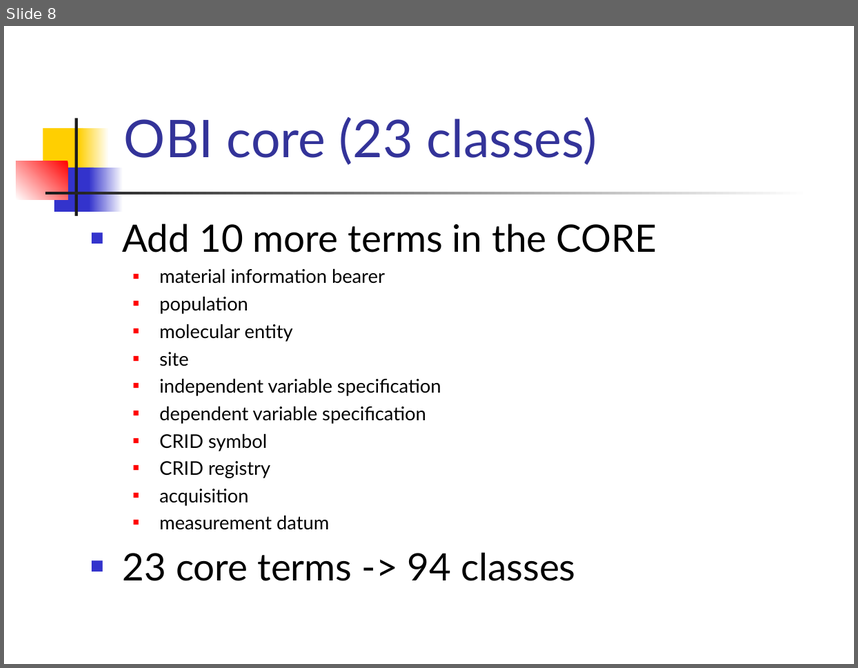
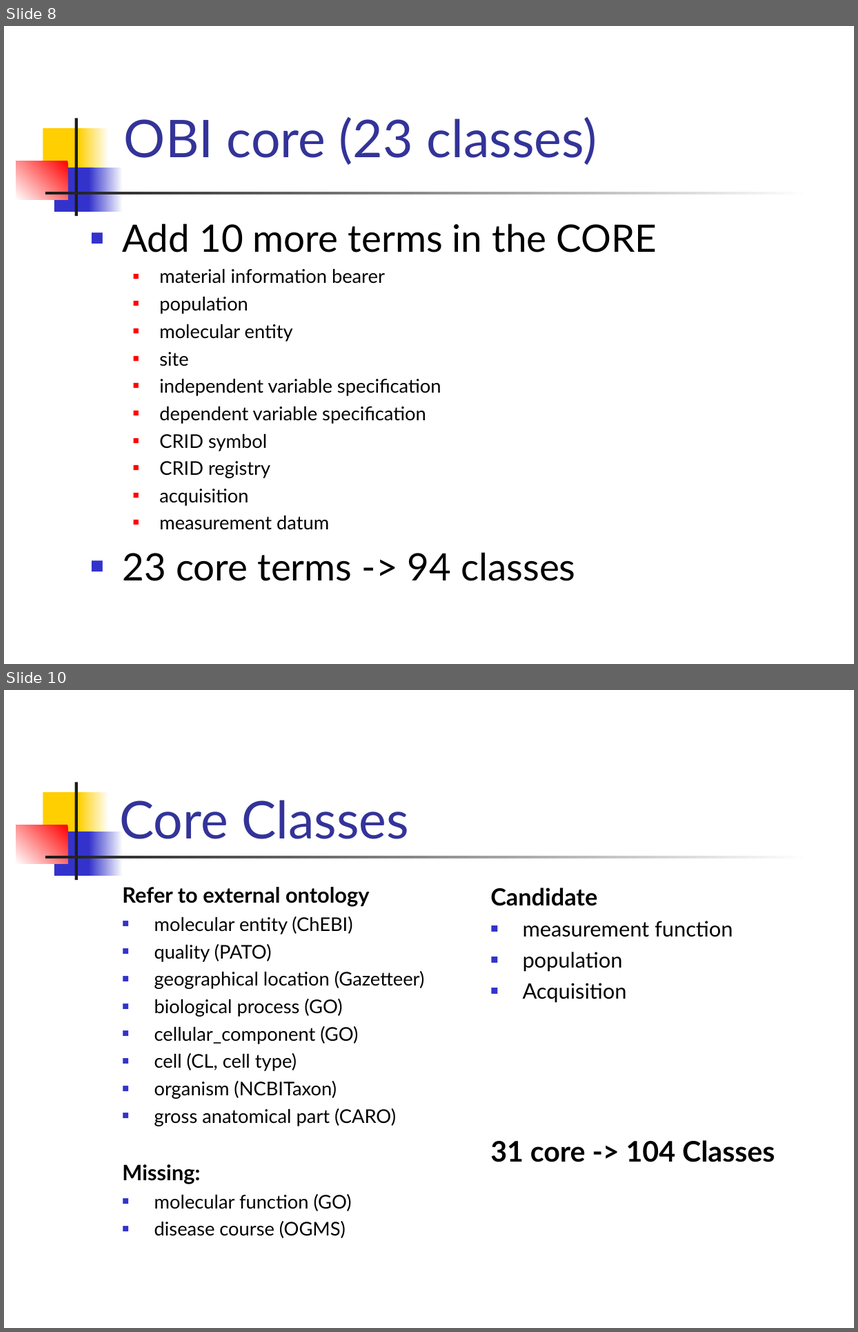
Before and after one commit to obi-ontology/obi-legacy-svn, a slide deck: trunk/docs/presentations/OBI workshop May 2012 Ann Arbor/OBI Core/OBI core.ppt. Shown one above the other, each under a label of ours: slide 8 before the commit, slides 8 and 10 after it; the slides between them are not shown. The pictures are 858x668 and 858x1332 pixels, drawn with LibreOffice and Linux fonts; fonts in the diff are those of the drawing. Boxes give left, top, right and bottom in pixels: in the first picture for what was removed or moved away, otherwise in the second. Text is boxed around its words. In the diff, an @@ line names an element or a change of style, - is before the commit and + after.

Commit message:
update OBI core related files based on discussion on May 30, 2012

```diff
--- a/trunk/docs/presentations/OBI workshop May 2012 Ann Arbor/OBI Core/OBI core.ppt
+++ b/trunk/docs/presentations/OBI workshop May 2012 Ann Arbor/OBI Core/OBI core.ppt
@@ slide 10 added at <box>4,690,854,1328</box>, background #FFFFFF; not listed: 7 template elements that a slide beside it also shows @@
@@ title added at <box>119,800,409,839</box>, 44 pt, text #333399 @@
+Core Classes
@@ text added at <box>122,887,425,1238</box>, 16 pt, text #000000 @@
+Refer to external ontology
+■ molecular entity (ChEBI)
+■ quality (PATO)
+■ geographical location (Gazetteer)
+■ biological process (GO)
+■ cellular_component (GO)
+■ cell (CL, cell type)
+■ organism (NCBITaxon)
+■ gross anatomical part (CARO)
+Missing:
+■ molecular function (GO)
+■ disease course (OGMS)
@@ text added at <box>490,887,775,1162</box>, 18 pt, text #000000 @@
+Candidate
+■ measurement function
+■ population
+■ Acquisition
+31 core -> 104 Classes
```
Also in this commit, not shown: 1 other slide added, 5 other files.
